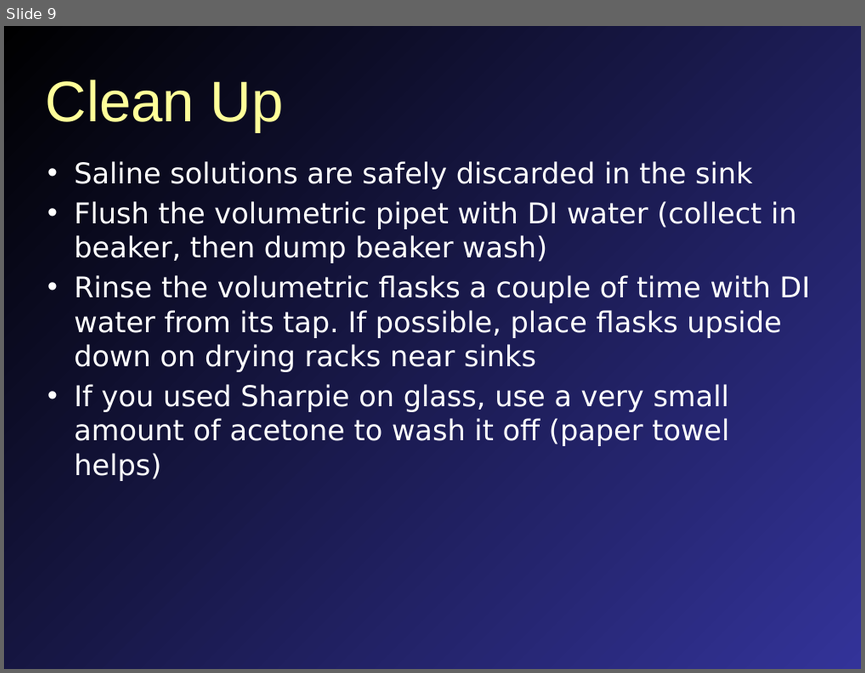
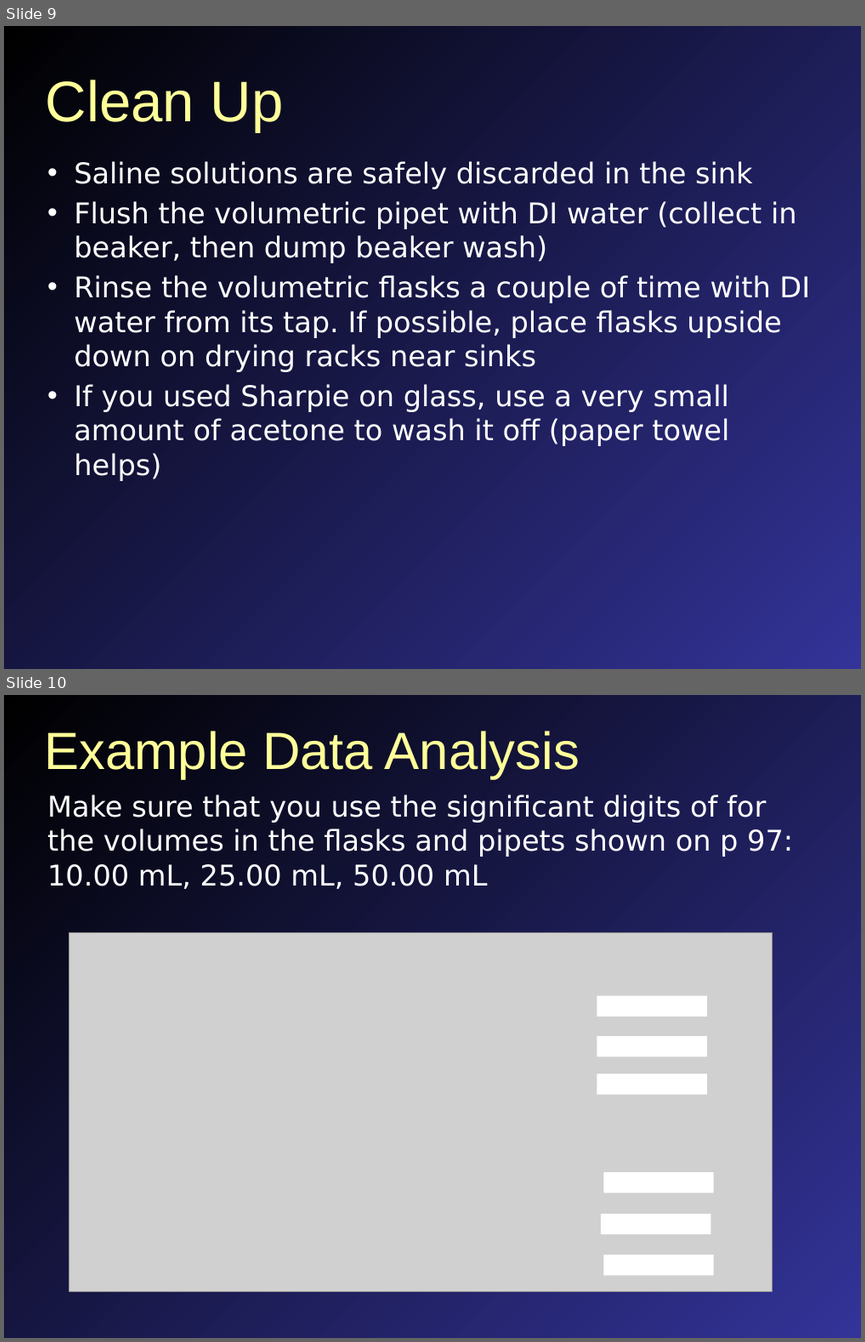
Before and after one commit to mavigozler/mavigozler.github.io, a slide deck: Teaching/Chemistry/Labs/FCC Chem 3A Expt 9a Solutions and Dilutions.pptx. Shown one above the other, each under a label of ours: slide 9 before the commit, slides 9 and 10 after it. The pictures are 865x673 and 865x1342 pixels, drawn with LibreOffice and Linux fonts; fonts in the diff are those of the drawing; grey boxes stand for pictures. Boxes give left, top, right and bottom in pixels: in the first picture for what was removed or moved away, otherwise in the second. Text is boxed around its words. In the diff, an @@ line names an element or a change of style, - is before the commit and + after.

```diff
--- a/Teaching/Chemistry/Labs/FCC Chem 3A Expt 9a Solutions and Dilutions.pptx
+++ b/Teaching/Chemistry/Labs/FCC Chem 3A Expt 9a Solutions and Dilutions.pptx
@@ slide 10 added at bbox=[4, 695, 861, 1338], background gradient #000000 to #333399 @@
@@ title added at bbox=[44, 731, 579, 778], 44 pt, text #FFFF99 @@
+Example Data Analysis
@@ text added at bbox=[47, 794, 793, 889], 24 pt, text #FFFFFF @@
+Make sure that you use the significant digits of for the volumes in the flasks and pipets shown on p 97: 10.00 mL, 25.00 mL, 50.00 mL
@@ picture added at bbox=[69, 932, 772, 1292] @@
@@ rectangle added at bbox=[597, 996, 707, 1016], fill #FFFFFF @@
@@ rectangle added at bbox=[597, 1036, 707, 1056], fill #FFFFFF @@
@@ rectangle added at bbox=[597, 1074, 707, 1095], fill #FFFFFF @@
@@ rectangle added at bbox=[604, 1172, 714, 1193], fill #FFFFFF @@
@@ rectangle added at bbox=[601, 1213, 710, 1234], fill #FFFFFF @@
@@ rectangle added at bbox=[604, 1254, 714, 1275], fill #FFFFFF @@
```
Also in this commit, not shown: 6 slides changed, 5 other slides added, 42 other files.
